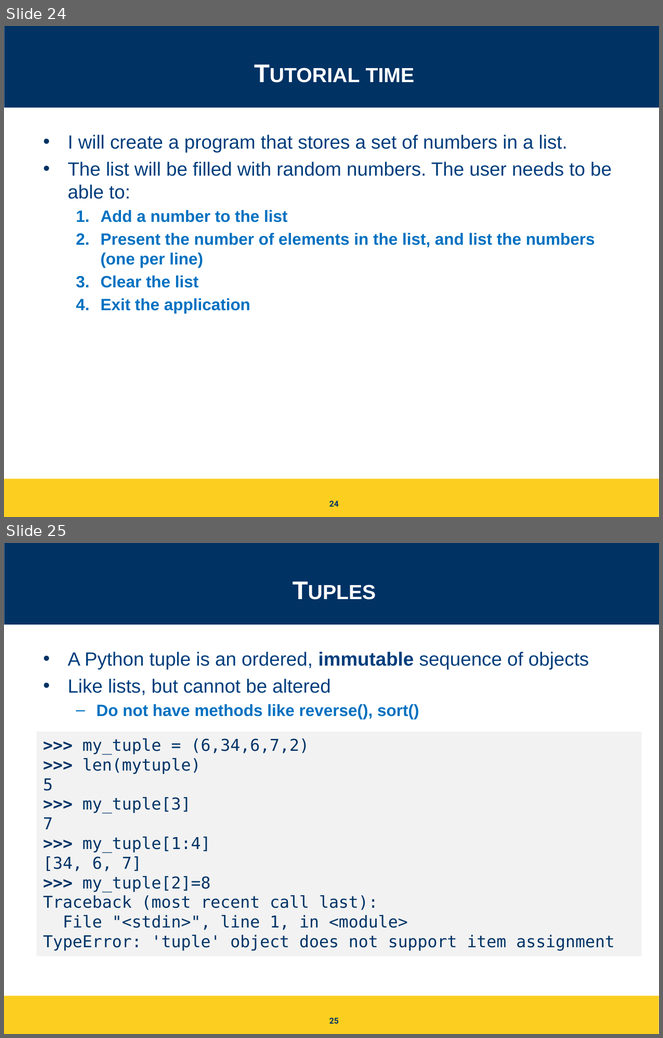
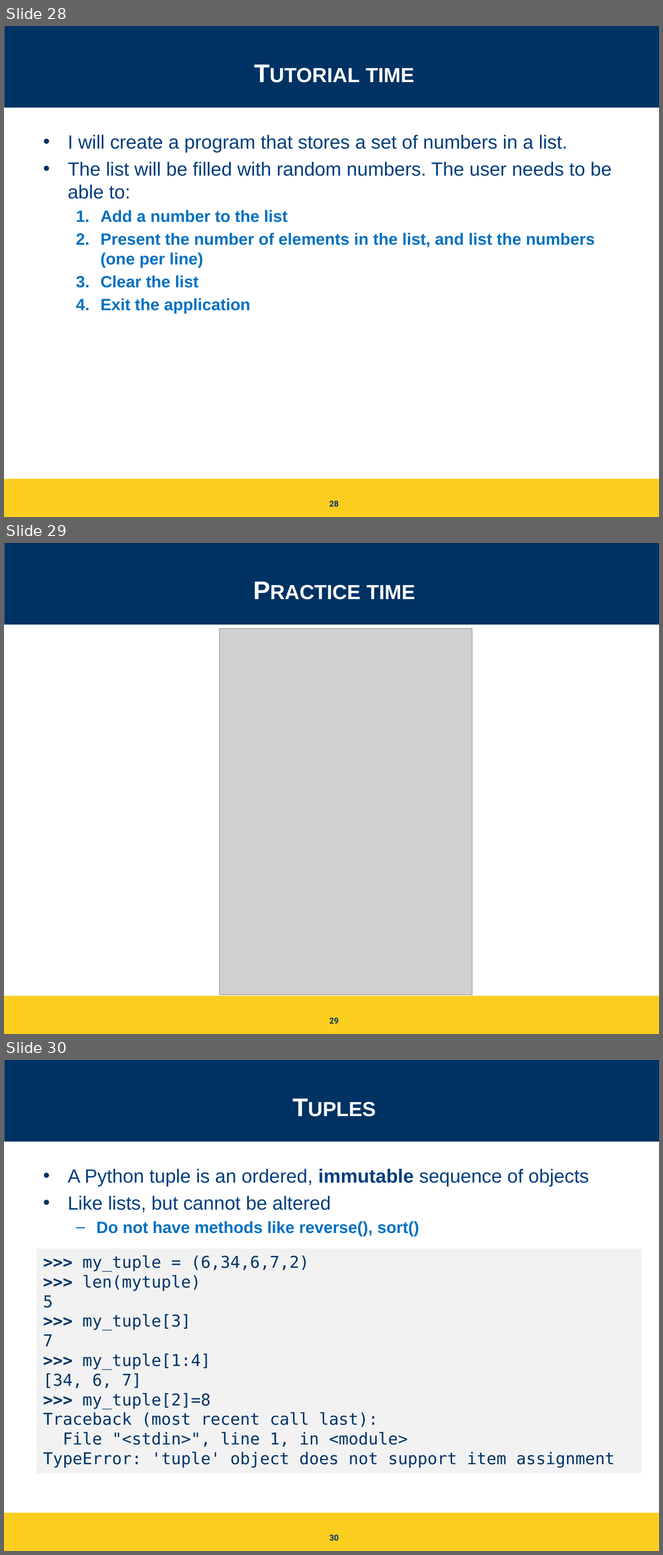
Before and after one commit to igorsteinmacher/INF502-Fall2020, a slide deck: slides/Python_ready_set_go.pptx. Shown one above the other, each under a label of ours: slides 24 and 25 before the commit, slides 28, 29 and 30 after it. The pictures are 663x1038 and 663x1555 pixels, drawn with LibreOffice and Linux fonts; fonts in the diff are those of the drawing; grey boxes stand for pictures. Boxes give left, top, right and bottom in pixels: in the first picture for what was removed or moved away, otherwise in the second. Text is boxed around its words. In the diff, an @@ line names an element or a change of style, - is before the commit and + after.

```diff
--- a/slides/Python_ready_set_go.pptx
+++ b/slides/Python_ready_set_go.pptx
@@ slide 29 added at (4,543,659,1034), background #FFFFFF; not listed: 3 template elements that a slide beside it also shows @@
@@ title added at (366,585,415,599), 28 pt, text #FFFFFF, bold, small capitals @@
+Practice time
@@ picture added at (220,628,472,995) @@
@@ page number added at (330,1018,339,1024), 9 pt, text #003264, bold @@
+29
@@ what was slide 24 is now slide 28 @@
@@ page number at (330,501,339,507): text changed @@
-24
+28
@@ what was slide 25 is now slide 30 @@
@@ page number at (330,1535,339,1541): text changed @@
-25
+30
```
Also in this commit, not shown: 5 slides changed, 4 other slides added, 19 other files.
